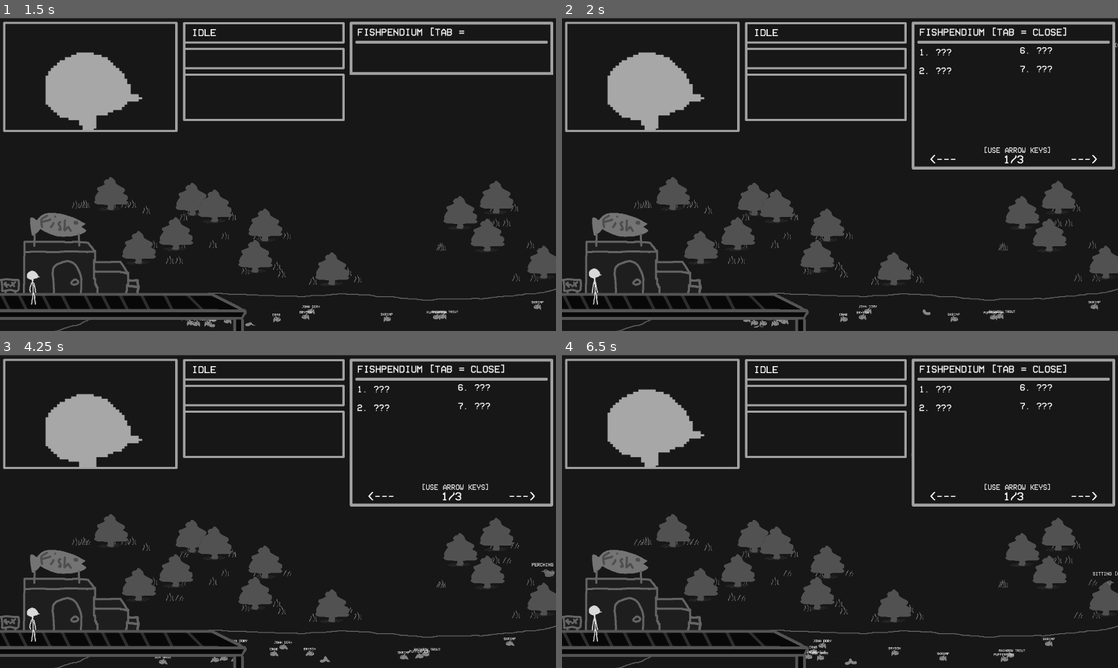
Above: before the commit, frames 1-4 (two rows, left to right).
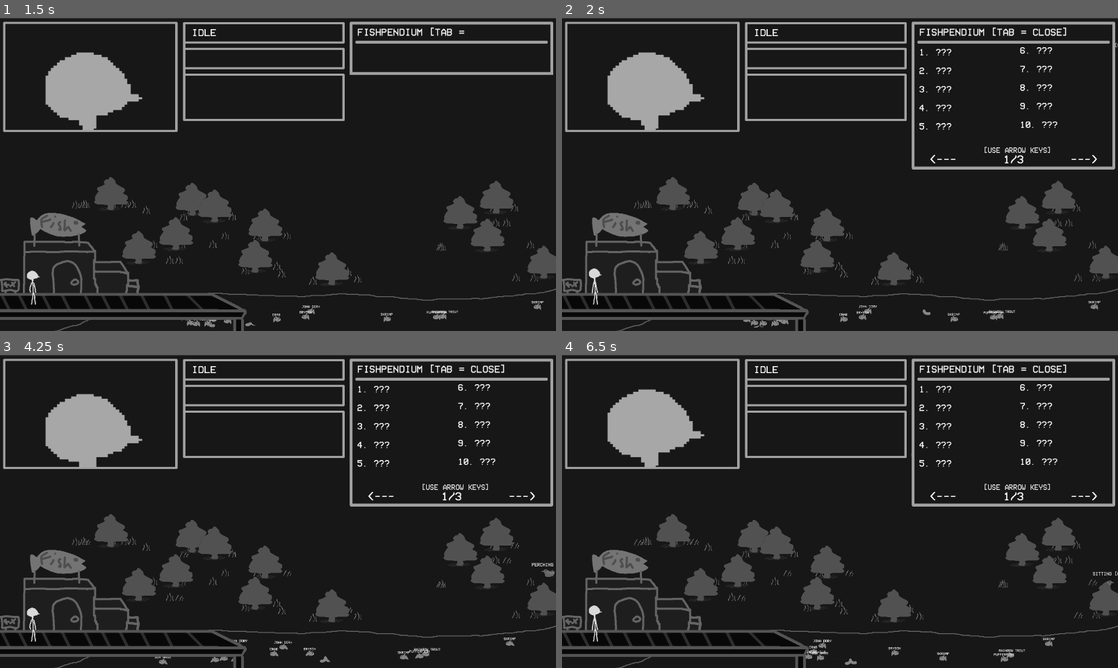
Above: after the commit, the same moments.

Repository: Khramium/Bishin
Game: Godot game, scene res://menu.tscn
Same seed, same stepped clock (60 frames per second), same inputs: the game is played once before the commit and once after it.
Inputs:
- Up to frame 1 (1.5 s): click "Go Bishin'" at 0.5 s; tap Enter (ui_accept) at 1.25 s; hold Right (menu_right) from 1.28 s (still down); tap Tab (info) at 1.35 s
- Up to frame 2 (2 s): keep holding Right (menu_right); tap Enter (ui_accept) at 1.52 s
- Up to frame 3 (4.25 s): tap Tab (info) at 2.1, 2.85, 3.6 s; tap Enter (ui_accept) at 2.27, 3.77 s; release Right (menu_right) at 2.78 s; hold Left (menu_left) 2.78-3.53 s; hold Right (menu_right) from 3.53 s (still down)
- Up to frame 4 (6.5 s): tap Tab (info) at 4.35, 5.1, 5.85 s; tap Enter (ui_accept) at 4.52, 5.27 s; release Right (menu_right) at 5.03 s; hold Left (menu_left) 5.03-5.78 s; hold Right (menu_right) from 5.78 s (still down)

Frame 1 is identical in both runs. In frame 2, 0.2% of the frame differs, in the area x 64-90%, y 21-36%; in frame 3, 0.2%; in frame 4, 0.2%.

Commit message:
Release Ver
Its done!

Diff:
--- a/Scripts/fishpendium.gd
+++ b/Scripts/fishpendium.gd
@@ -88,7 +88,6 @@
 func _type_text(zone, text, speed):
 	for i in text.length():
 		zone.text += text[i]
-		await get_tree().create_timer(speed).timeout
 
 func _erase_header():
 	while $Header.text.length() > 19:
@@ -133,6 +132,7 @@
 func _type_list(list_node, items, side):
 	list_node.text = ""
 	var j = 0
+	await get_tree().create_timer(0.1).timeout
 	if side == false:
 		if page == 2:
 			j += 10
@@ -140,7 +140,7 @@
 			j += 20
 		for i in range(items.size()):
 			j += 1
-			await _type_text(list_node, str(j) + ". " + items[i] + "\n\n", 0.001)
+			await _type_text(list_node, str(j) + ". " + items[i] + "\n\n", 0.01)
 	if side == true:
 		j += 5
 		if page == 2:
--- a/Scripts/the_pond.tscn
+++ b/Scripts/the_pond.tscn
@@ -802,11 +802,6 @@
 offset_bottom = 155.0
 theme_override_fonts/font = ExtResource("8_1mc08")
 theme_override_font_sizes/font_size = 32
-text = "#.
-
-#.
-
-#."
 autowrap_mode = 3
 uppercase = true
 
@@ -818,11 +813,6 @@
 offset_bottom = 149.0
 theme_override_fonts/font = ExtResource("8_1mc08")
 theme_override_font_sizes/font_size = 32
-text = "#. ?
-
-#.
-
-#."
 autowrap_mode = 3
 uppercase = true
 
Not shown, changed: export_presets.cfg
